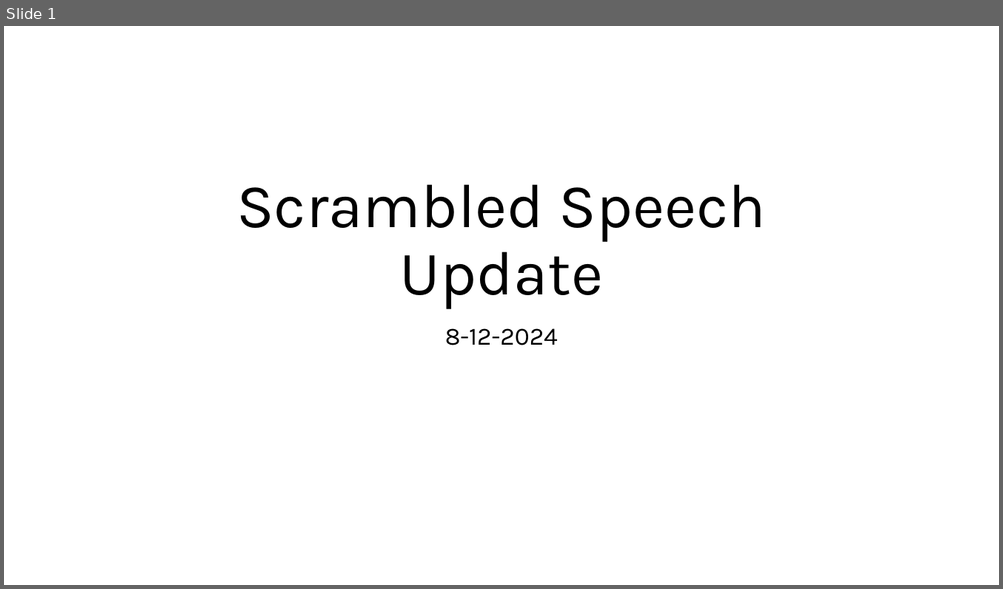
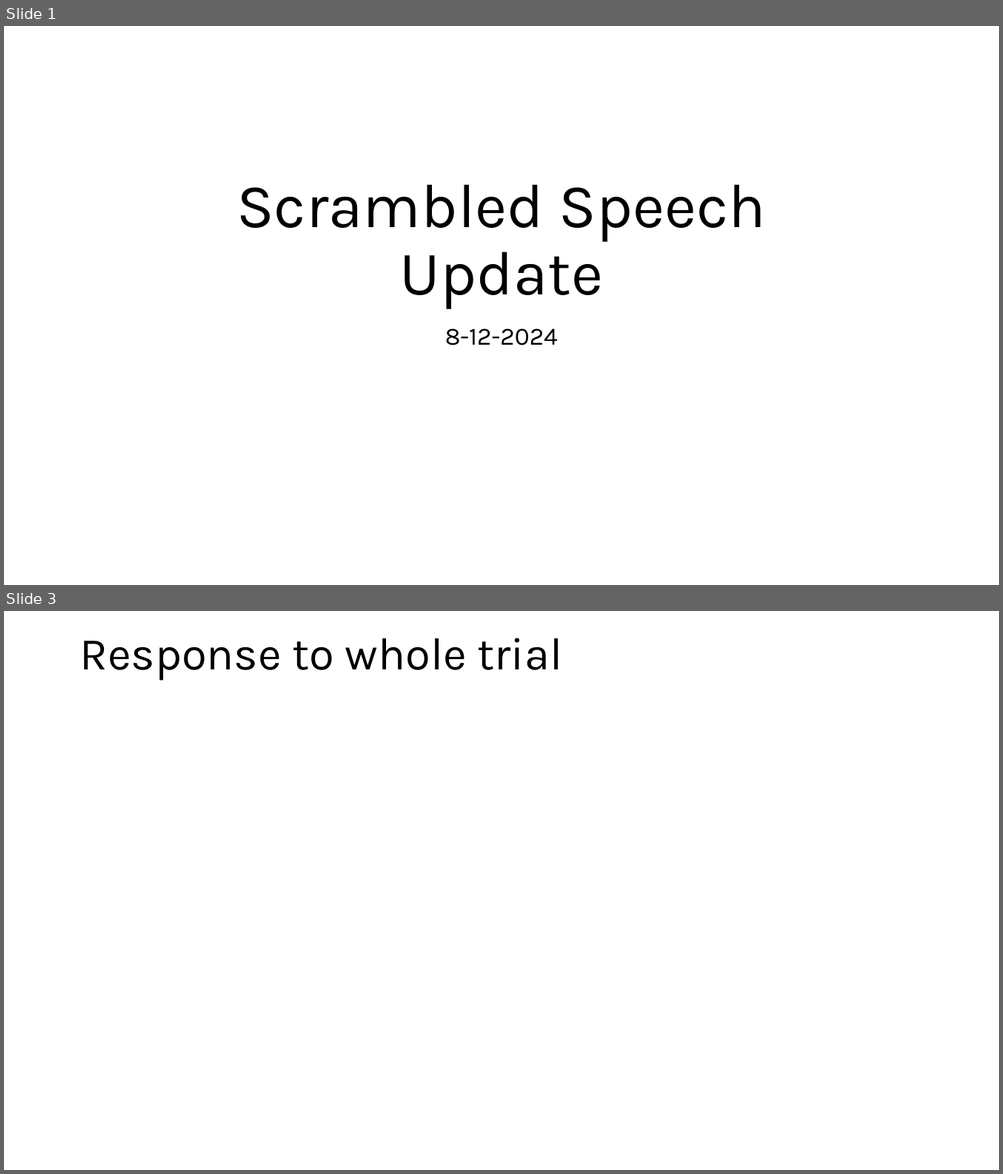
Before and after one commit to crepetti/fNIRSandGerbils, a slide deck: Scrambled Speech Update 8-12.pptx. Shown one above the other, each under a label of ours: slide 1 before the commit, slides 1 and 3 after it; the slides between them are not shown. The pictures are 1003x589 and 1003x1174 pixels, drawn with LibreOffice and Linux fonts; fonts in the diff are those of the drawing; background and template pictures are left out. Boxes give left, top, right and bottom in pixels: in the first picture for what was removed or moved away, otherwise in the second. Text is boxed around its words. In the diff, an @@ line names an element or a change of style, - is before the commit and + after.

```diff
--- a/Scrambled Speech Update 8-12.pptx
+++ b/Scrambled Speech Update 8-12.pptx
@@ slide 3 added at (4,611,999,1170), background picture (left out) @@
@@ title added at (79,638,563,681), 44 pt, text #000000 @@
+Response to whole trial
```
Also in this commit, not shown: 3 other slides added, 3 slides removed, 13 other files.
